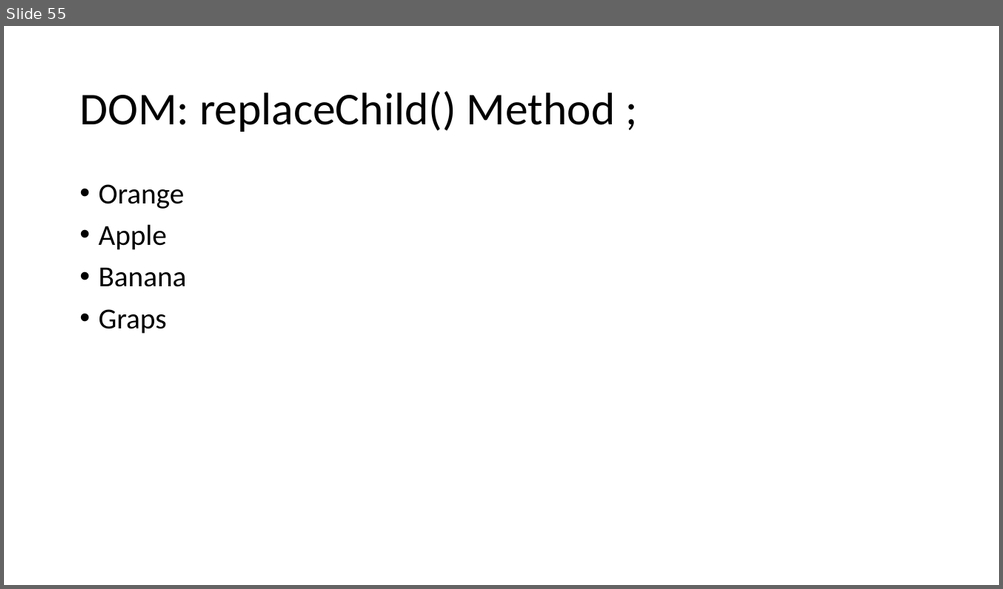
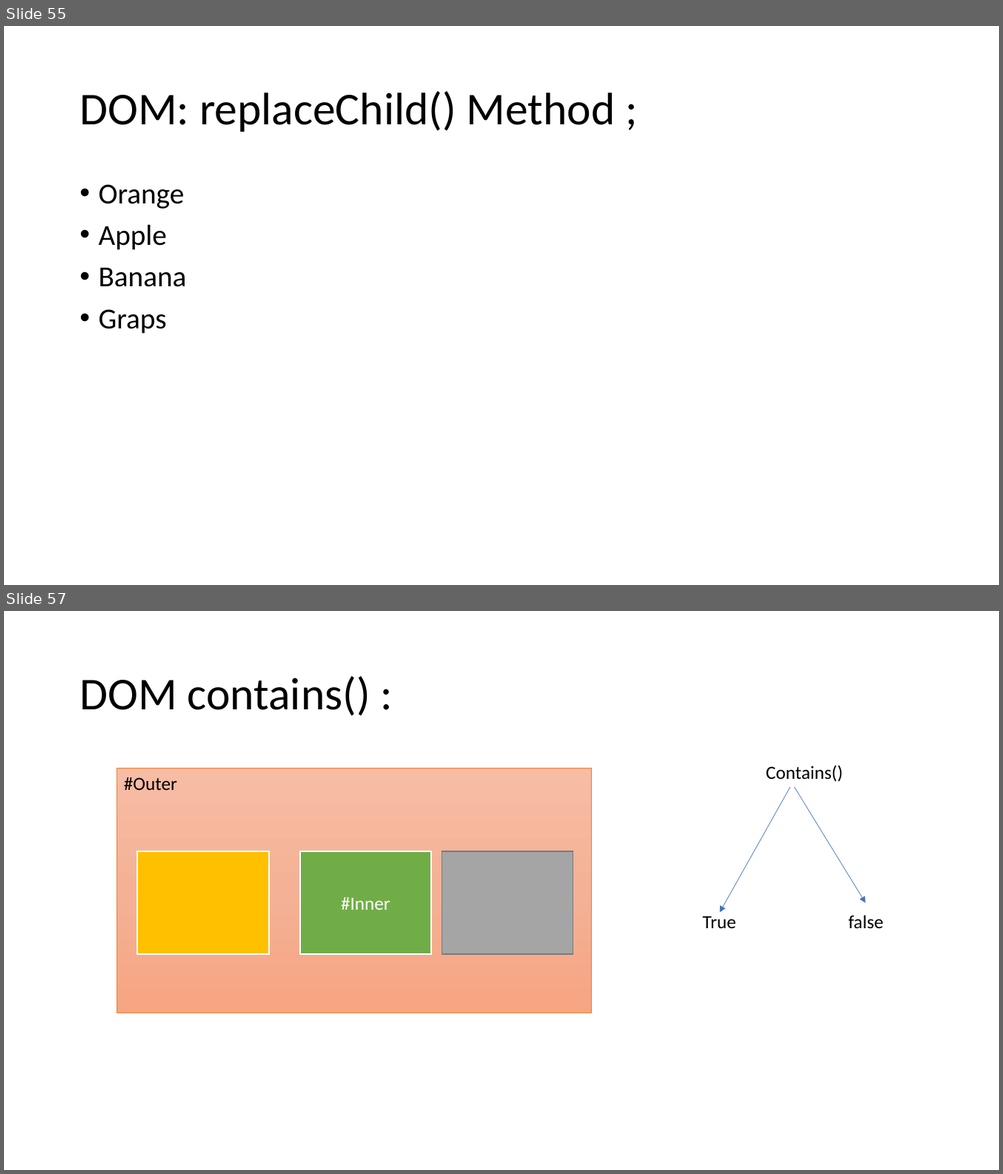
Before and after one commit to PiyushChaturvedii/batch03, a slide deck: JS Array Methods.pptx. Shown one above the other, each under a label of ours: slide 55 before the commit, slides 55 and 57 after it; the slides between them are not shown. The pictures are 1003x589 and 1003x1174 pixels, drawn with LibreOffice and Linux fonts; fonts in the diff are those of the drawing. Boxes give left, top, right and bottom in pixels: in the first picture for what was removed or moved away, otherwise in the second. Text is boxed around its words. In the diff, an @@ line names an element or a change of style, - is before the commit and + after.

```diff
--- a/JS Array Methods.pptx
+++ b/JS Array Methods.pptx
@@ slide 57 added at [4,611,999,1170], background #FFFFFF @@
@@ title added at [79,676,370,716], 44 pt, text #000000 @@
+DOM contains() :
@@ text added at [765,766,842,782], 18 pt, text #000000 @@
+Contains()
@@ rectangle added at [116,769,592,1013], fill gradient #F7BDA5 to #F5B196 to #F8A582, outline #ED7D31 0.5 pt, 18 pt, text #000000 @@
+#Outer
@@ arrow added from (791, 787) to (720, 912), #4472C4 0.5 pt @@
@@ arrow added from (794, 787) to (865, 903), #4472C4 0.5 pt @@
@@ rectangle added at [137,852,269,955], fill #FFC000, outline #FFFFFF 1.5 pt @@
@@ rectangle added at [299,852,431,955], fill #70AD47, outline #FFFFFF 1.5 pt, 18 pt, text #FFFFFF @@
+#Inner
@@ rectangle added at [442,852,573,955], fill #A5A5A5, outline #7A7A7A 1 pt @@
@@ text added at [703,916,736,929], 18 pt, text #000000 @@
+True
@@ text added at [848,915,883,929], 18 pt, text #000000 @@
+false
```
Also in this commit, not shown: 3 other slides added, 24 other files.
